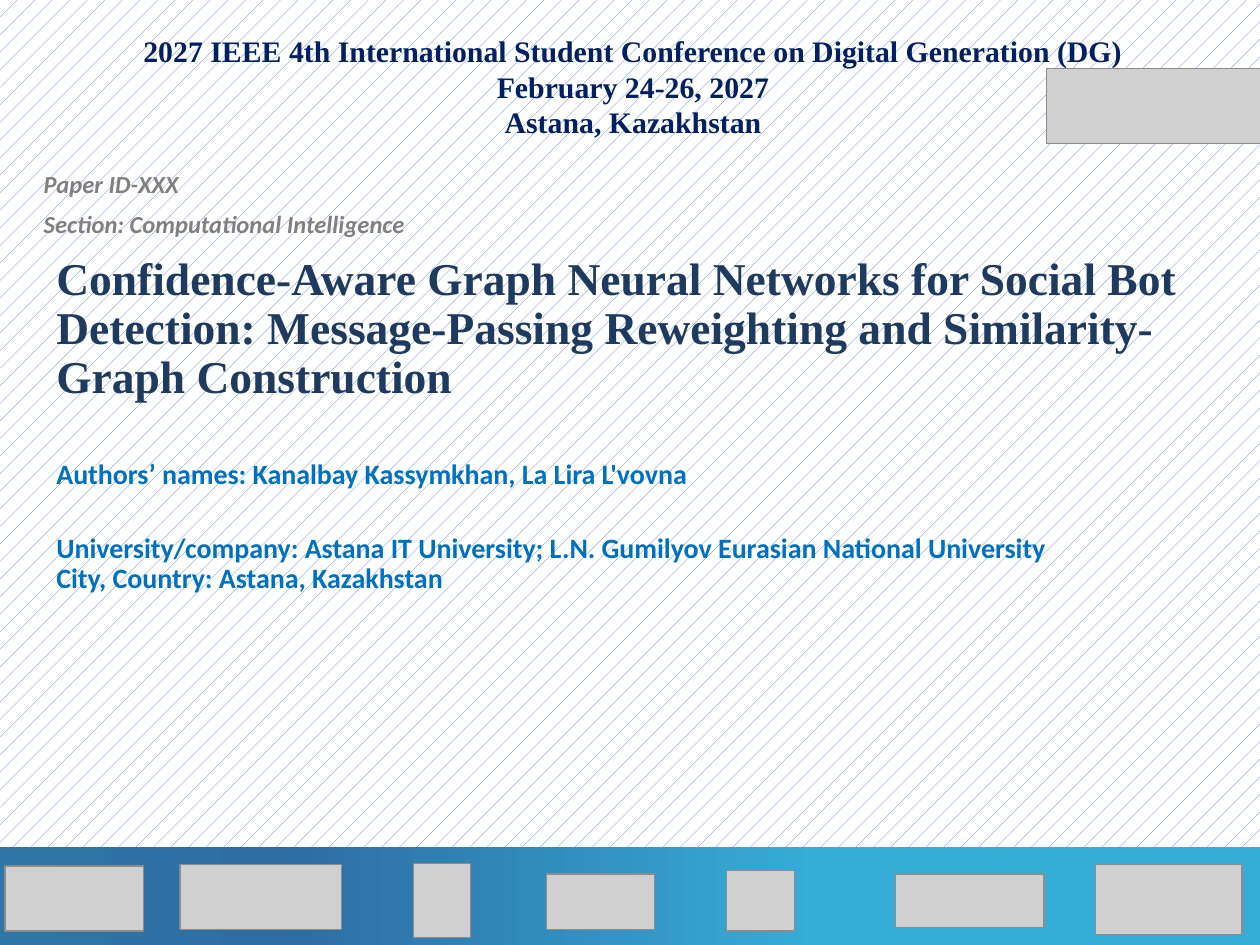
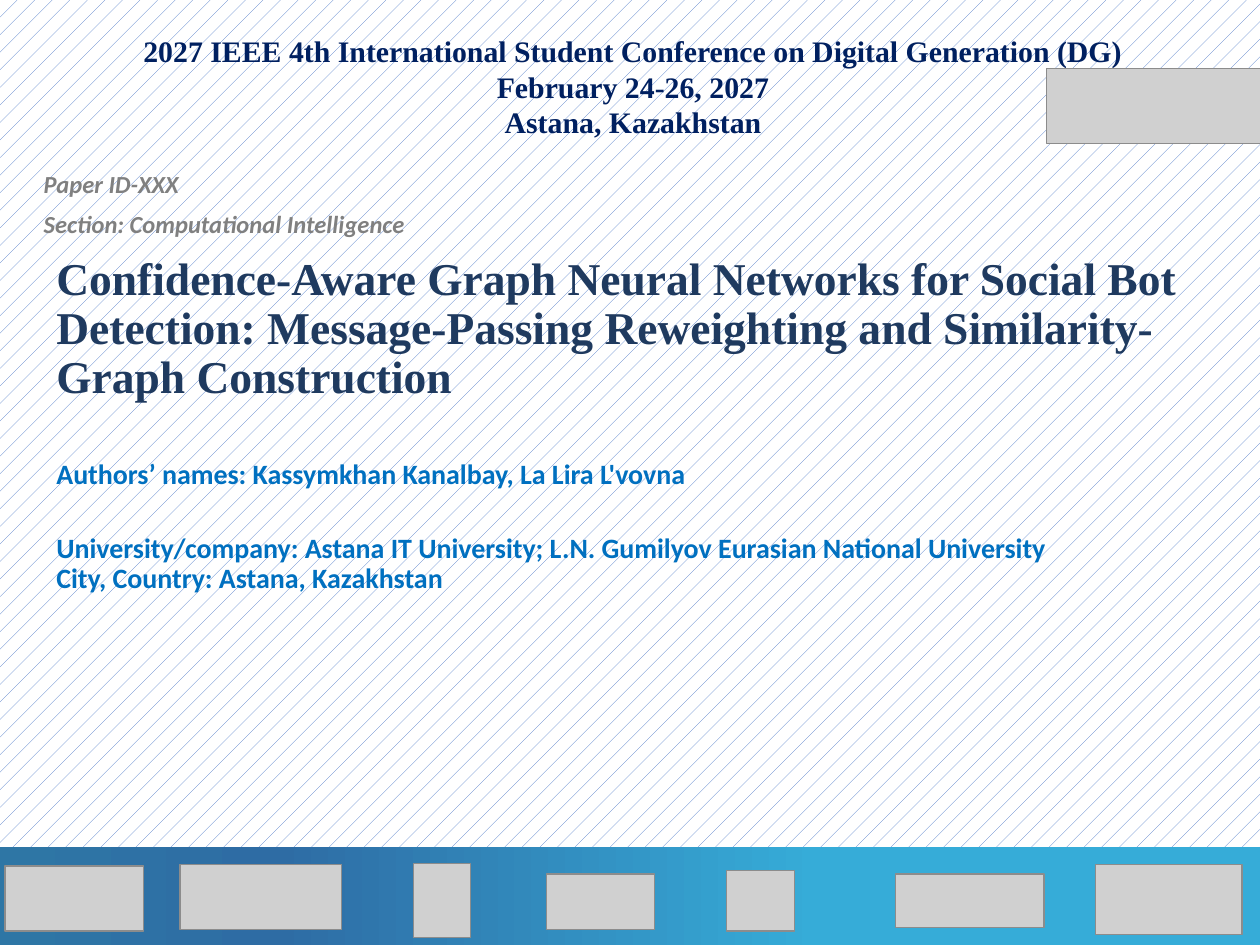
Before and after one commit to solodancer235-star/confidence-aware-gcn-bot-detection, a slide deck: slide 1 of paper_dg2027/presentation/DG2027_presentation.pptx. Drawn at 1260x945 pixels with LibreOffice and Linux fonts; fonts in the diff are those of the drawing; grey boxes stand for pictures. Boxes give left, top, right and bottom in pixels: in the first picture for what was removed or moved away, otherwise in the second. Text is boxed around its words. In the diff, an @@ line names an element or a change of style, - is before the commit and + after.

```diff
--- a/paper_dg2027/presentation/DG2027_presentation.pptx
+++ b/paper_dg2027/presentation/DG2027_presentation.pptx
@@ subtitle at bbox=[56, 461, 685, 491]: text changed @@
-Authors’ names: Kanalbay Kassymkhan, La Lira L'vovna
+Authors’ names: Kassymkhan Kanalbay, La Lira L'vovna
```
Also in this commit, not shown: 1 other slide changed, 9 other files.
